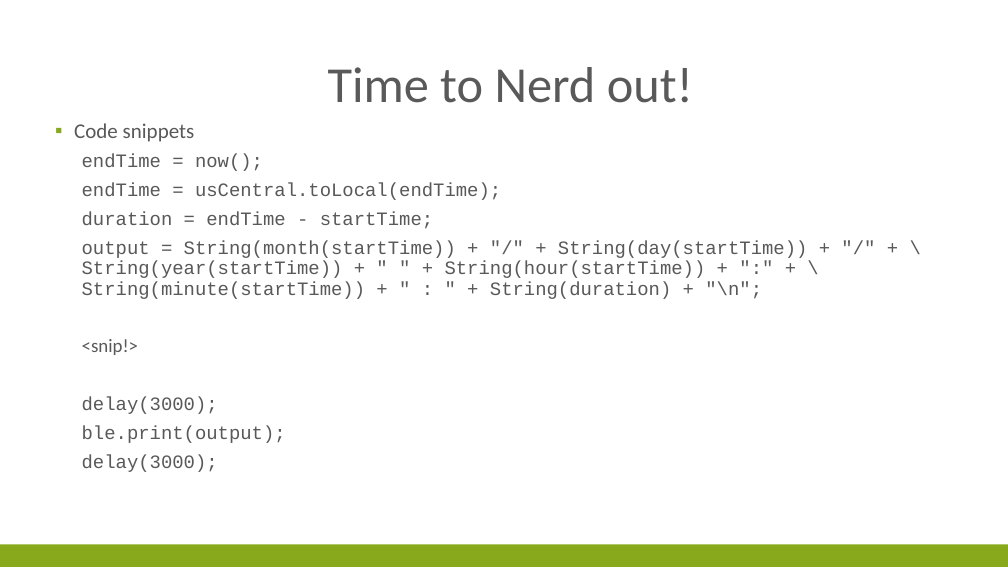
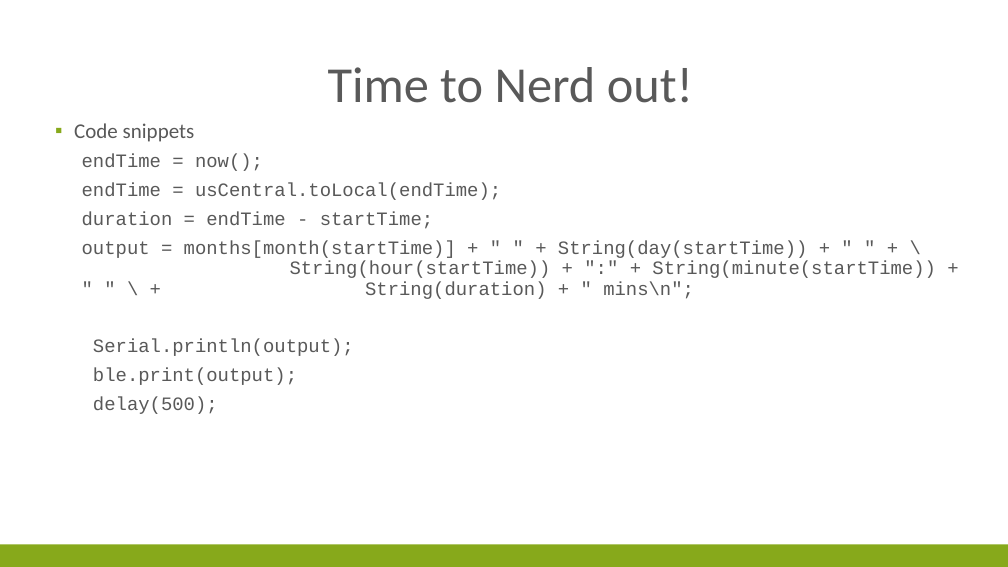
Before and after one commit to randybey/gotAsec, a slide deck: slide 14 of Time Tracking solutions.pptx. Drawn at 1008x567 pixels with LibreOffice and Linux fonts; fonts in the diff are those of the drawing. Boxes give left, top, right and bottom in pixels: in the first picture for what was removed or moved away, otherwise in the second. Text is boxed around its words. In the diff, an @@ line names an element or a change of style, - is before the commit and + after.

Commit message:
now with updated code snips!

```diff
--- a/Time Tracking solutions.pptx
+++ b/Time Tracking solutions.pptx
@@ text at (82, 241, 936, 356): text changed @@
-  output = String(month(startTime)) + "/" + String(day(startTime)) + "/" + \ String(year(startTime)) + " " + String(hour(startTime)) + ":" + \ String(minute(startTime)) + " : " + String(duration) + "\n";
-  <snip!>
-  delay(3000);
+  output = months[month(startTime)] + " " + String(day(startTime)) + " " + \ String(hour(startTime)) + ":" + String(minute(startTime)) + " " \ + String(duration) + " mins\n";
+  Serial.println(output);
@@ text at (93, 397, 218, 414): text changed @@
-  delay(3000);
+  delay(500);
```
